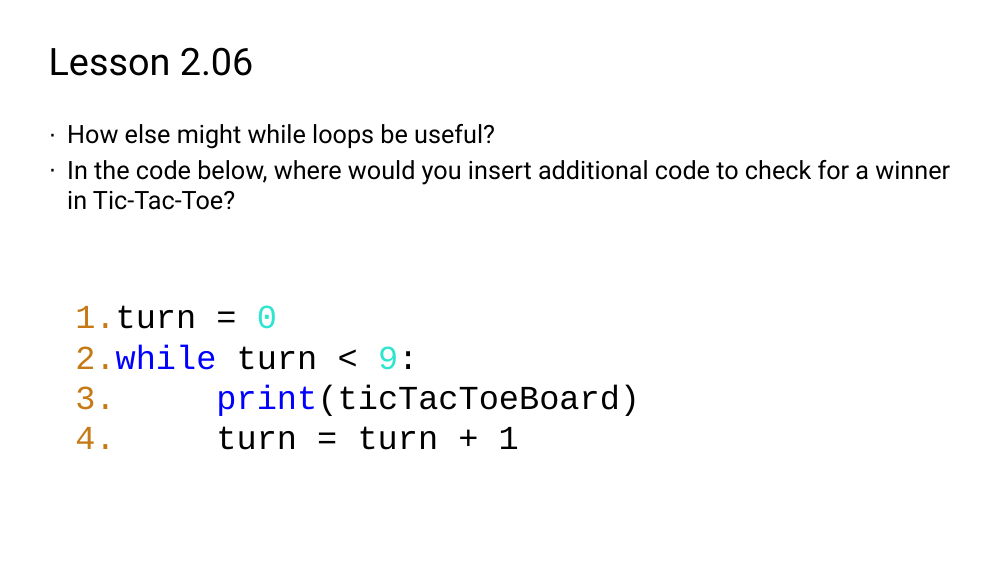
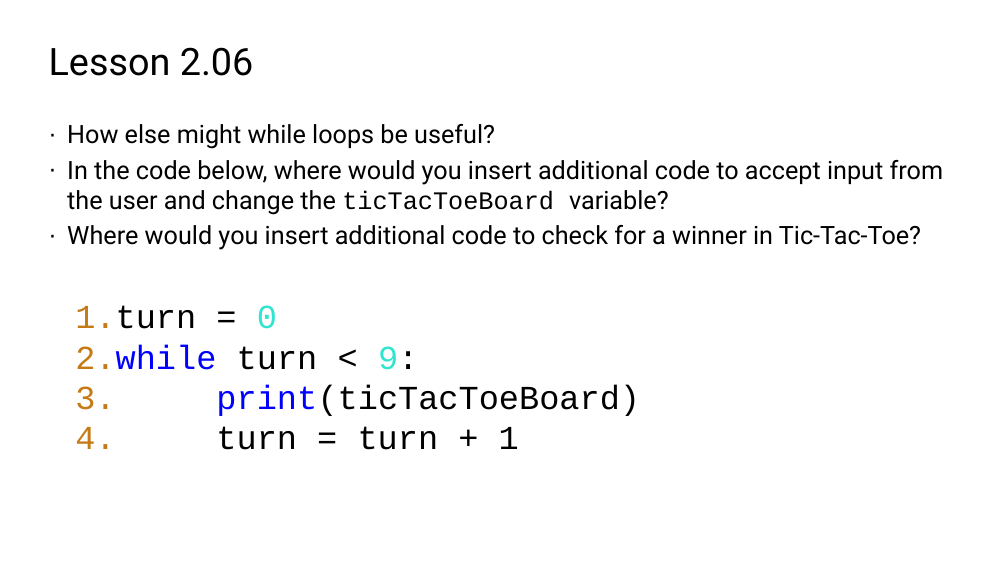
Before and after one commit to TEALSK12/2nd-semester-introduction-to-computer-science, a slide deck: slide 8 of docs/units/2_unit/slidedecks/Intro Python 2.06 TEALS.pptx. Drawn at 1008x567 pixels with LibreOffice and Linux fonts; fonts in the diff are those of the drawing; background and template pictures are left out. Boxes give left, top, right and bottom in pixels: in the first picture for what was removed or moved away, otherwise in the second. Text is boxed around its words. In the diff, an @@ line names an element or a change of style, - is before the commit and + after.

```diff
--- a/docs/units/2_unit/slidedecks/Intro Python 2.06 TEALS.pptx
+++ b/docs/units/2_unit/slidedecks/Intro Python 2.06 TEALS.pptx
@@ text at (x1=67, y1=160, x2=944, y2=250): text changed @@
-· In the code below, where would you insert additional code to check for a winner in Tic-Tac-Toe?
+· In the code below, where would you insert additional code to accept input from the user and change the ticTacToeBoard variable?
+· Where would you insert additional code to check for a winner in Tic-Tac-Toe?
```
Also in this commit, not shown: 8 other slides changed, 42 other files.
